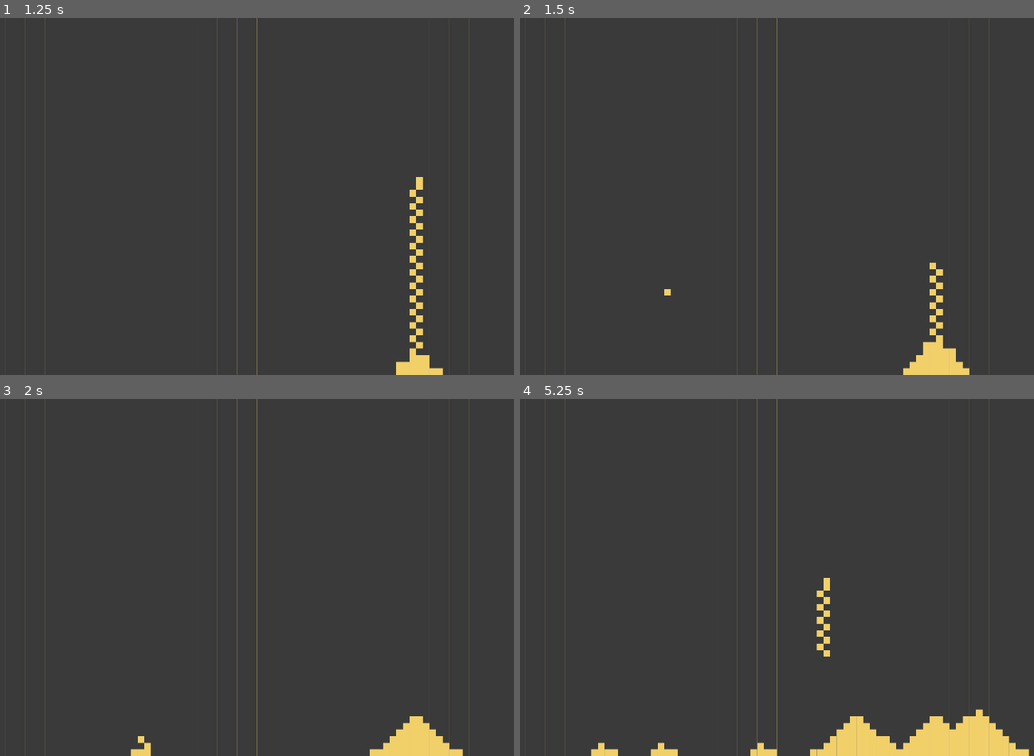
Above: before the commit, frames 1-4 (two rows, left to right).
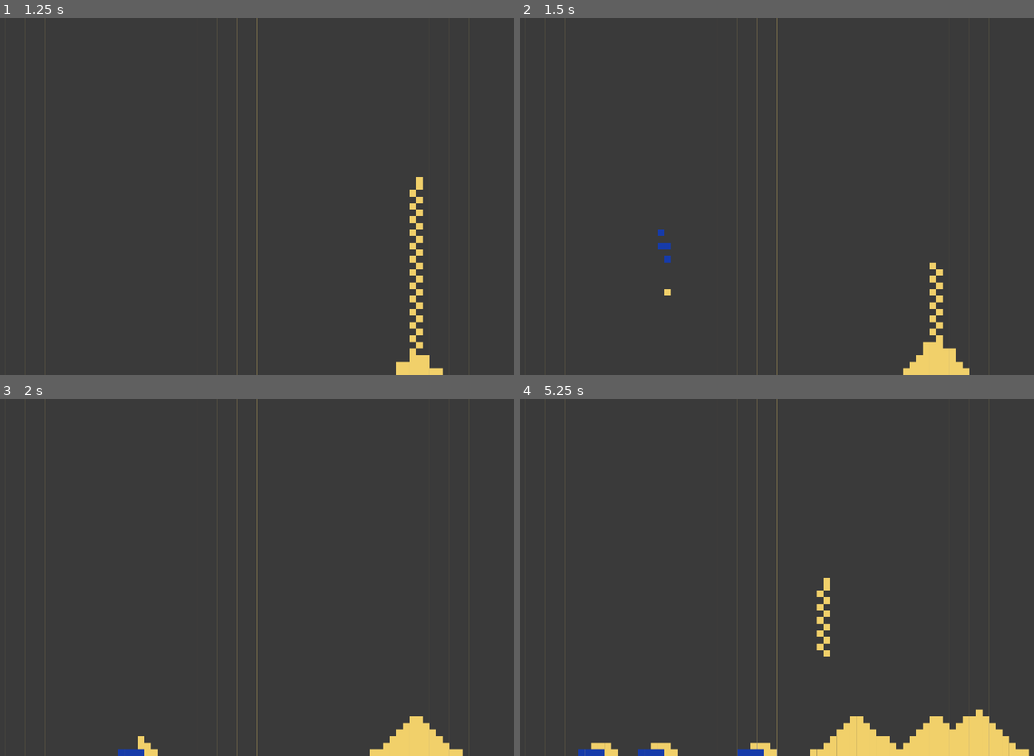
Above: after the commit, the same moments.

Repository: thundree/godot-practice
Game: Godot game, scene res://src/World.tscn
The game is run twice, just before and just after one commit, with the same random seed, the same clock (stepped at 60 frames per second) and the same inputs.
Inputs (mouse positions are in pixels of both pictures, inside the frame that each line leads up to):
- Up to frame 1 (1.25 s): tap Enter at 0.5 s; move the mouse to (416, 178) at 0.52 s; press the mouse at (416, 178) at 0.53 s; right-click (416, 178) at 0.8 s
- Up to frame 2 (1.5 s): move the mouse to (669, 214) at 1.27 s; release the mouse at (669, 214) at 1.28 s; right-click (669, 214) at 1.35 s
- Up to frame 3 (2 s): click (149, 595) at 1.55 s
- Up to frame 4 (5.25 s): move the mouse to (859, 498) at 2.02 s; press the mouse at (859, 498) at 2.03 s; right-click (859, 498) at 2.3 s; move the mouse to (766, 648) at 2.77 s; release the mouse at (766, 648) at 2.78 s; right-click (766, 648) at 2.85 s; click (766, 648) at 3.05 s; move the mouse to (987, 631) at 3.52 s; press the mouse at (987, 631) at 3.53 s; right-click (987, 631) at 3.8 s; move the mouse to (607, 523) at 4.27 s; release the mouse at (607, 523) at 4.28 s; right-click (607, 523) at 4.35 s; click (607, 523) at 4.55 s; move the mouse to (828, 577) at 5.02 s; press the mouse at (828, 577) at 5.03 s

Frame 1 is identical in both runs. In frame 2, less than 0.1% of the frame differs, in the area x 26-30%, y 59-69%; in frame 3, 0.2%; in frame 4, 0.5%, in the area x 11-49%, y 96-100%.

Commit message:
changes

Diff:
--- a/falling-sand/project.godot
+++ b/falling-sand/project.godot
@@ -44,6 +44,16 @@
 "events": [ Object(InputEventMouseButton,"resource_local_to_scene":false,"resource_name":"","device":0,"alt":false,"shi …(212 unchanged characters)…
  ]
 }
+mouse_left={
+"deadzone": 0.5,
+"events": [ Object(InputEventMouseButton,"resource_local_to_scene":false,"resource_name":"","device":0,"alt":false,"shift":false,"control":false,"meta":false,"command":false,"button_mask":0,"position":Vector2( 0, 0 ),"global_position":Vector2( 0, 0 ),"factor":1.0,"button_index":1,"pressed":false,"doubleclick":false,"script":null)
+ ]
+}
+mouse_right={
+"deadzone": 0.5,
+"events": [ Object(InputEventMouseButton,"resource_local_to_scene":false,"resource_name":"","device":0,"alt":false,"shift":false,"control":false,"meta":false,"command":false,"button_mask":0,"position":Vector2( 0, 0 ),"global_position":Vector2( 0, 0 ),"factor":1.0,"button_index":2,"pressed":false,"doubleclick":false,"script":null)
+ ]
+}
 
 [physics]
 
--- a/falling-sand/src/scripts/TileMap.gd
+++ b/falling-sand/src/scripts/TileMap.gd
@@ -8,7 +8,7 @@
 export(int) var height
 
 var selected_type = Particle.TYPES.SAND
-
+var spawn_blocks: = false
 
 func _ready():
 	grid = Grid.new(Vector2(width, height))
@@ -25,7 +25,15 @@
 
 
 func _process(delta):
-	if Input.is_action_pressed("click"):
+	spawn_blocks = false
+	if Input.is_action_pressed("mouse_left"):
+		selected_type = Particle.TYPES.SAND
+		spawn_blocks = true
+	elif Input.is_action_pressed("mouse_right"):
+		selected_type = Particle.TYPES.WATER
+		spawn_blocks = true
+
+	if spawn_blocks:
 		var pos = (get_local_mouse_position() / TILE_SIZE).floor()
 		spawn_particle(pos)
 
@@ -60,10 +68,48 @@
 			match id:
 				Particle.TYPES.EMPTY:
 					pass
+
 				Particle.TYPES.SAND:
 					new_grid.set_cellv(update_sand(x, y), p)
+
+				Particle.TYPES.WATER:
+					new_grid.set_cellv(update_water(x, y), p)
+
 	grid = new_grid
 
+
+func update_water(x: int, y: int) -> Vector2:
+	var down = grid.get_cell(x, y + 1)
+
+	# CASE 0: MAP LIMIT
+	if typeof(down) == TYPE_INT:
+		return Vector2(x, y)
+
+	# CASE 1: Move down
+	if not down:
+		return Vector2(x, y + 1)
+
+	var dleft = grid.get_cell(x - 1, y + 1)
+	var dright = grid.get_cell(x + 1, y + 1)
+
+	# CASE 2: Move diagonal left
+	if not down and not dleft:
+		return Vector2(x - 1, y + 1)
+	# CASE 3: Move diagonal right
+	if not down and not dright:
+		return Vector2(x + 1, y + 1)
+
+	var left = grid.get_cell(x - 2, y + 1)
+	var right = grid.get_cell(x + 2, y + 1)
+
+	if down and not left:
+		return Vector2(x - 1, y)
+
+	if down and not right:
+		return Vector2(x + 1, y)
+
+	# CASE DEFAULT
+	return Vector2(x, y)
 
 func update_sand(x: int, y: int) -> Vector2:
 	var down = grid.get_cell(x, y + 1)
